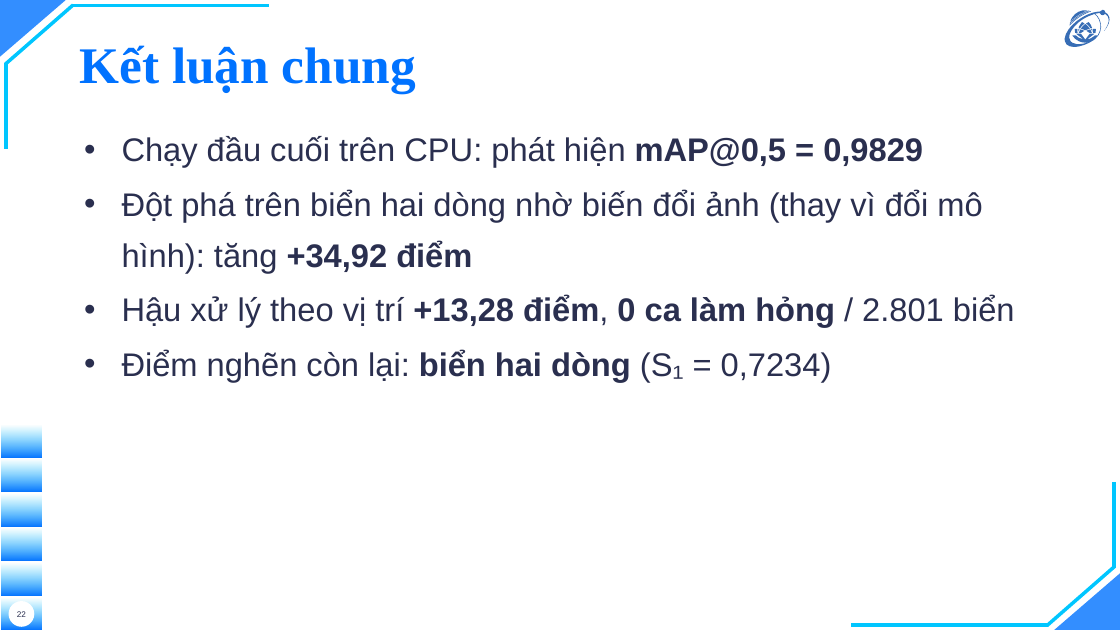
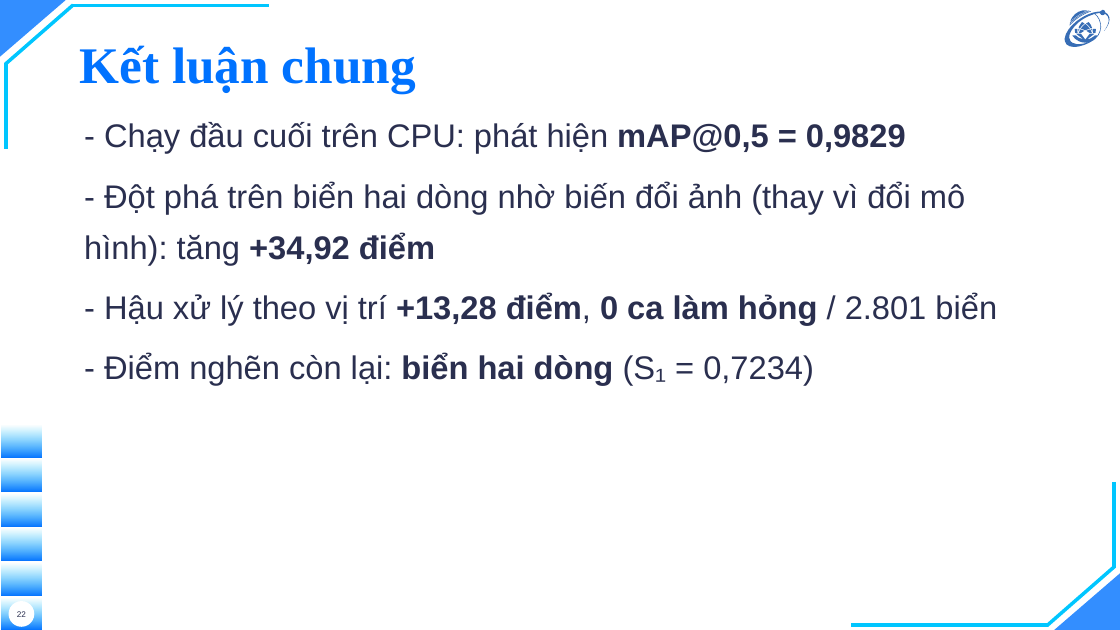
Before and after one commit to hieunguyen2604/alpr-do-an-mon-hoc, a slide deck: slide 22 of nop/02-slide-mon-hoc.pptx. Drawn at 1120x630 pixels with LibreOffice and Linux fonts; fonts in the diff are those of the drawing; background and template pictures are left out. Boxes give left, top, right and bottom in pixels: in the first picture for what was removed or moved away, otherwise in the second. Text is boxed around its words. In the diff, an @@ line names an element or a change of style, - is before the commit and + after.

```diff
--- a/nop/02-slide-mon-hoc.pptx
+++ b/nop/02-slide-mon-hoc.pptx
@@ text at (x1=84, y1=122, x2=997, y2=385): text changed @@
-• Chạy đầu cuối trên CPU: phát hiện mAP@0,5 = 0,9829
-• Đột phá trên biển hai dòng nhờ biến đổi ảnh (thay vì đổi mô hình): tăng +34,92 điểm
-• Hậu xử lý theo vị trí +13,28 điểm, 0 ca làm hỏng / 2.801 biển
-• Điểm nghẽn còn lại: biển hai dòng (S₁ = 0,7234)
+- Chạy đầu cuối trên CPU: phát hiện mAP@0,5 = 0,9829
+- Đột phá trên biển hai dòng nhờ biến đổi ảnh (thay vì đổi mô hình): tăng +34,92 điểm
+- Hậu xử lý theo vị trí +13,28 điểm, 0 ca làm hỏng / 2.801 biển
+- Điểm nghẽn còn lại: biển hai dòng (S₁ = 0,7234)
```
Also in this commit, not shown: 7 other slides changed, 3 other files.
